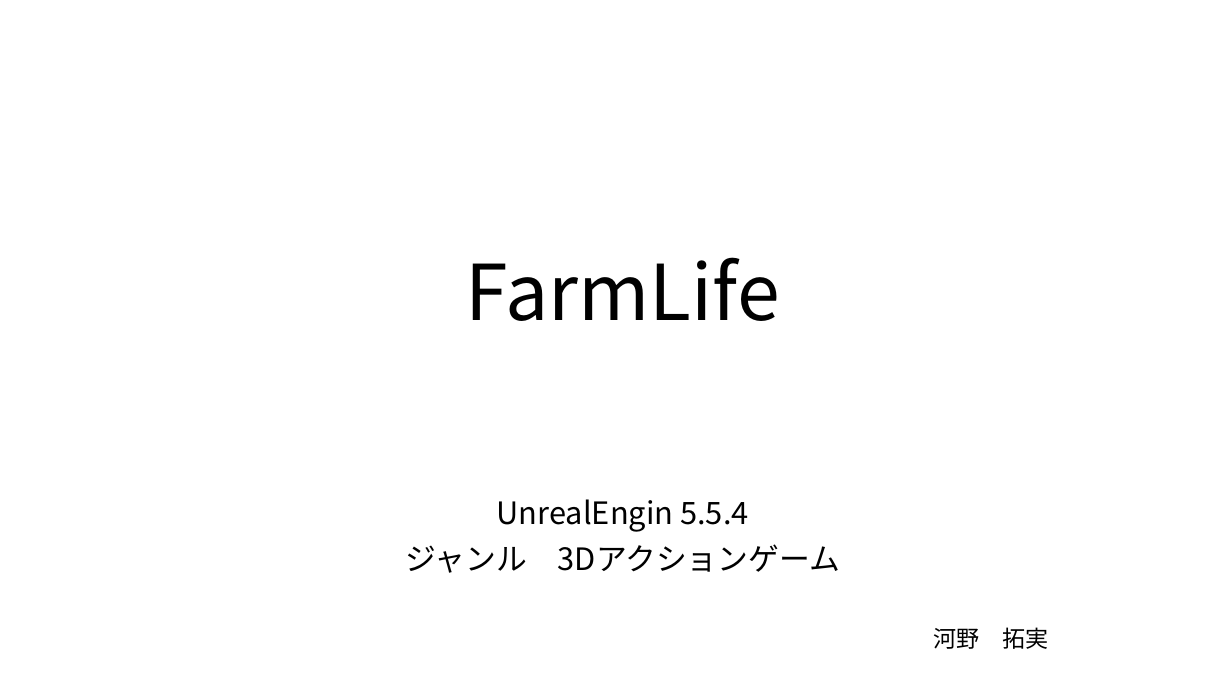
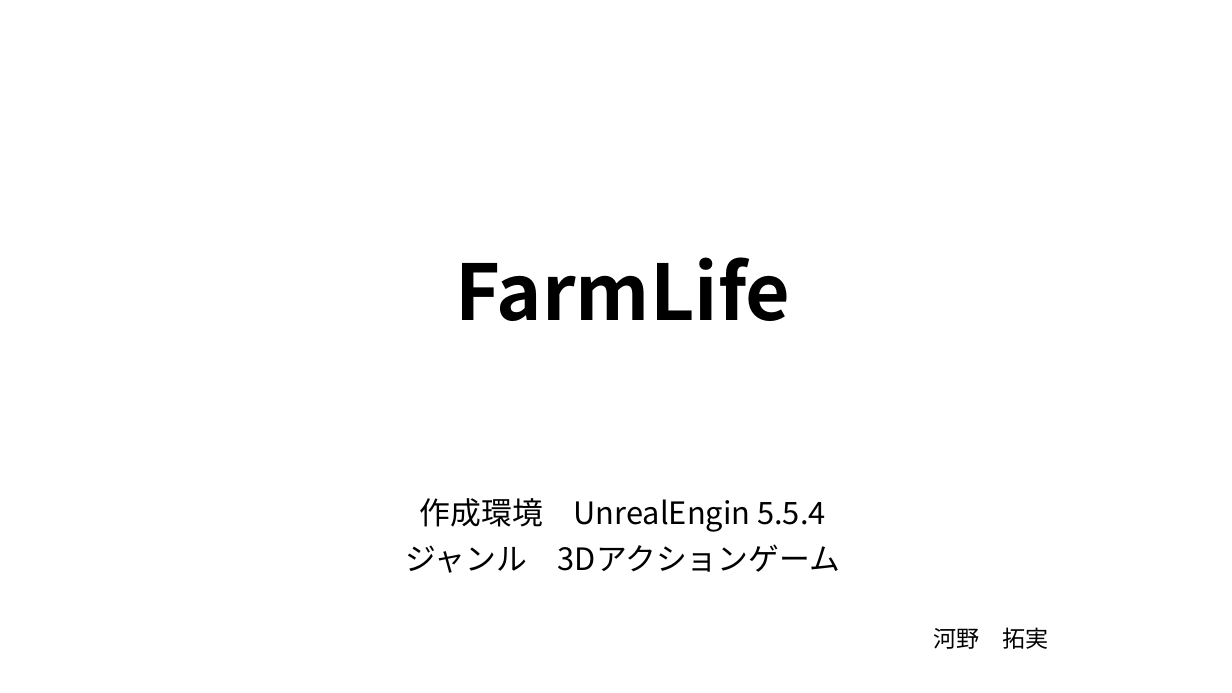
Before and after one commit to KawanoTakumi/FarmLife, a slide deck: slide 1 of FarmLife_企画.pptx. Drawn at 1232x693 pixels with LibreOffice and Linux fonts; fonts in the diff are those of the drawing. Boxes give left, top, right and bottom in pixels: in the first picture for what was removed or moved away, otherwise in the second. Text is boxed around its words. In the diff, an @@ line names an element or a change of style, - is before the commit and + after.

```diff
--- a/FarmLife_企画.pptx
+++ b/FarmLife_企画.pptx
@@ title "FarmLife" at <box>455,257,791,321</box>: bold on @@
@@ subtitle at <box>420,498,825,532</box>: text changed @@
-UnrealEngin 5.5.4
+作成環境 UnrealEngin 5.5.4
```
Also in this commit, not shown: 5 other slides changed, 20 other files.
